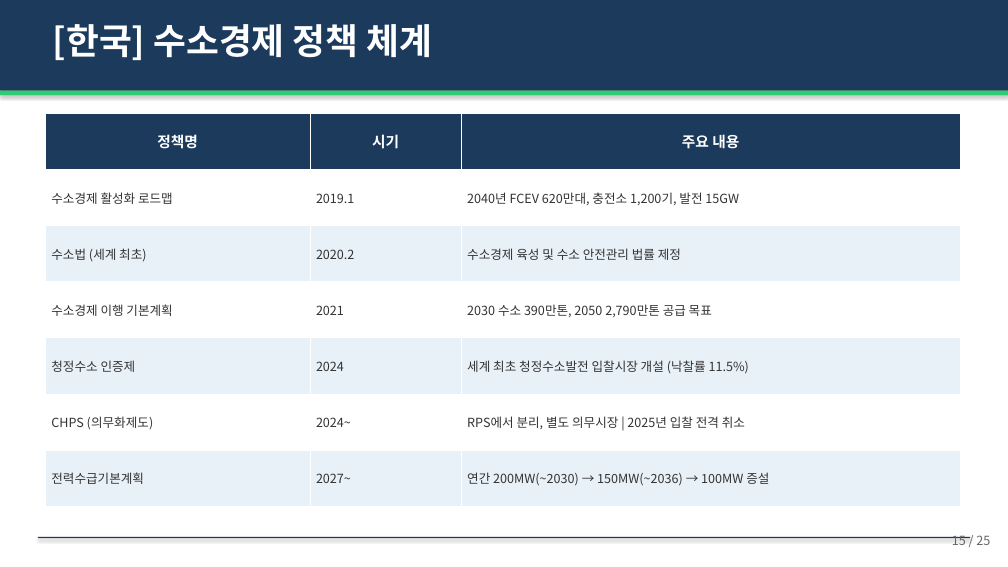
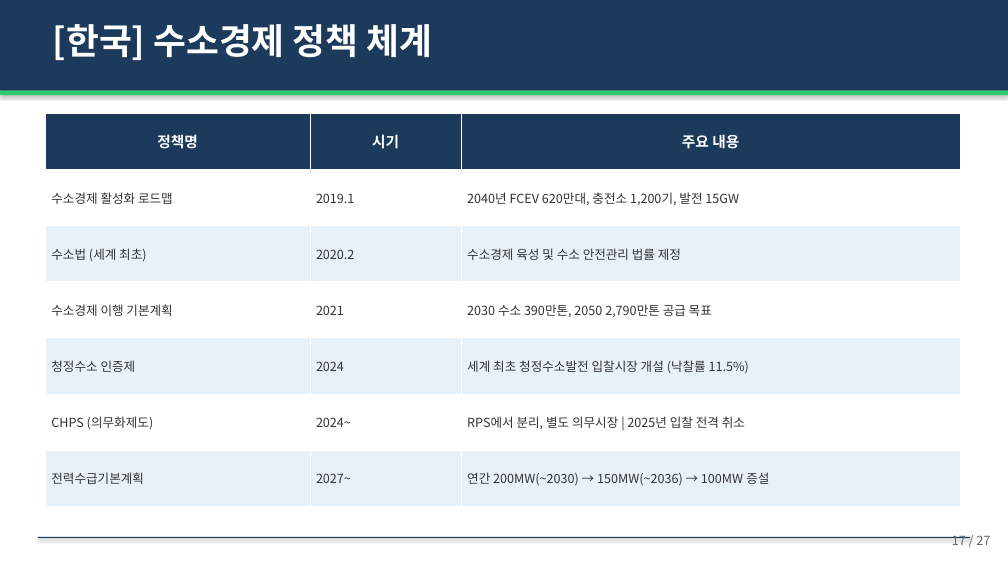
Before and after one commit to hpark1947/Hydrogen, a slide deck: slide 17 of 연료전지/연료전지_발표자료.pptx (slide 15 before the commit). Drawn at 1008x567 pixels with LibreOffice and Linux fonts; fonts in the diff are those of the drawing. Boxes give left, top, right and bottom in pixels: in the first picture for what was removed or moved away, otherwise in the second. Text is boxed around its words. In the diff, an @@ line names an element or a change of style, - is before the commit and + after.

```diff
--- a/연료전지/연료전지_발표자료.pptx
+++ b/연료전지/연료전지_발표자료.pptx
@@ text at <box>952,535,990,545</box>: text changed @@
-15 / 25
+17 / 27
```
Also in this commit, not shown: 22 other slides changed, 3 slides added, 1 slide removed, 1 other file.
